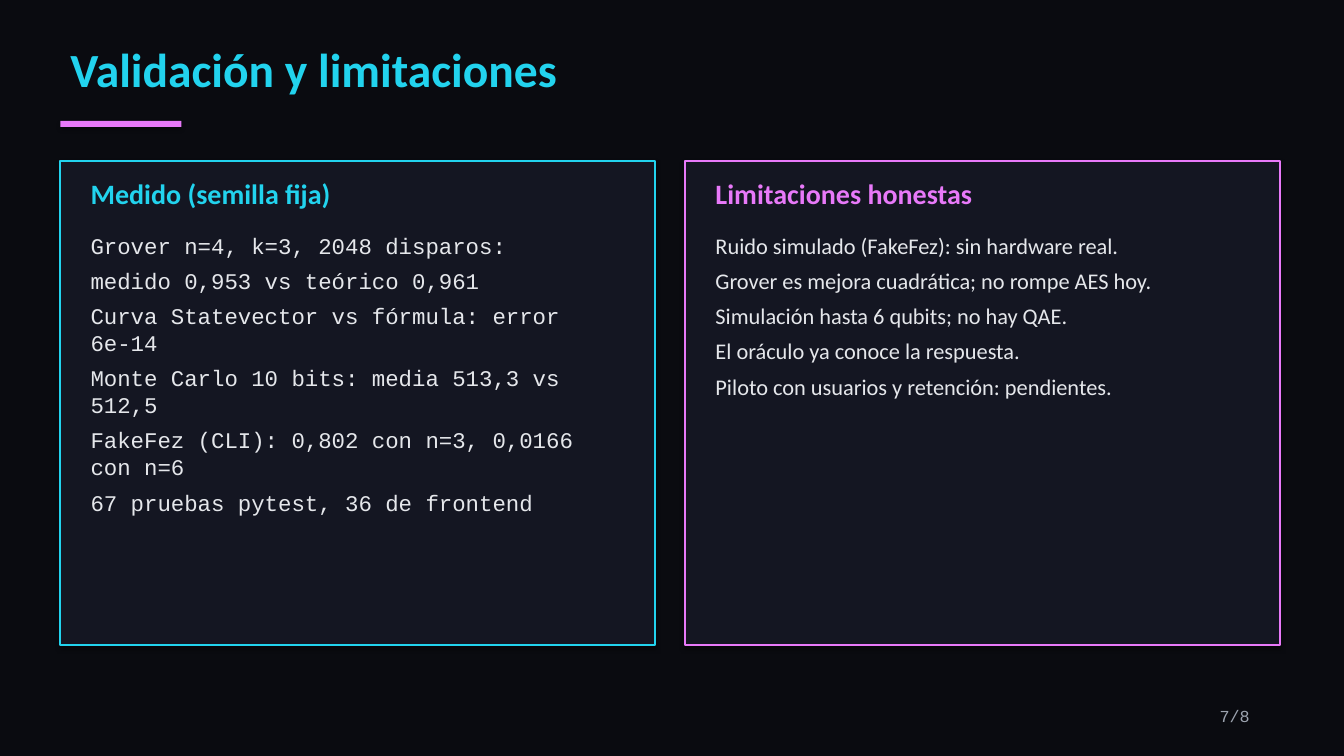
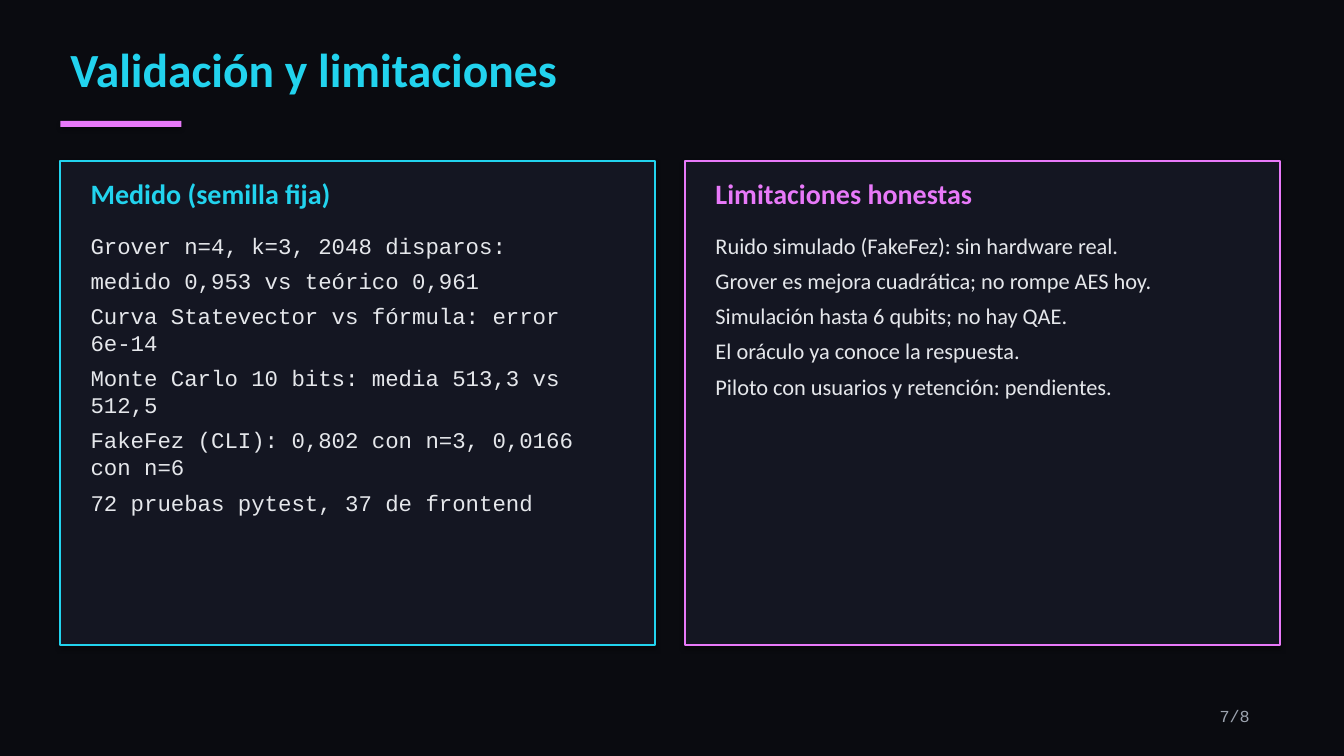
Before and after one commit to LeonardoShande/QubitGuard, a slide deck: slide 7 of pitch/QubitGuard_pitch.pptx. Drawn at 1344x756 pixels with LibreOffice and Linux fonts; fonts in the diff are those of the drawing. Boxes give left, top, right and bottom in pixels: in the first picture for what was removed or moved away, otherwise in the second. Text is boxed around its words. In the diff, an @@ line names an element or a change of style, - is before the commit and + after.

```diff
--- a/pitch/QubitGuard_pitch.pptx
+++ b/pitch/QubitGuard_pitch.pptx
@@ text at box(91, 494, 533, 516): text changed @@
-67 pruebas pytest, 36 de frontend
+72 pruebas pytest, 37 de frontend
```
Also in this commit, not shown: 1 other slide changed, 43 other files.
